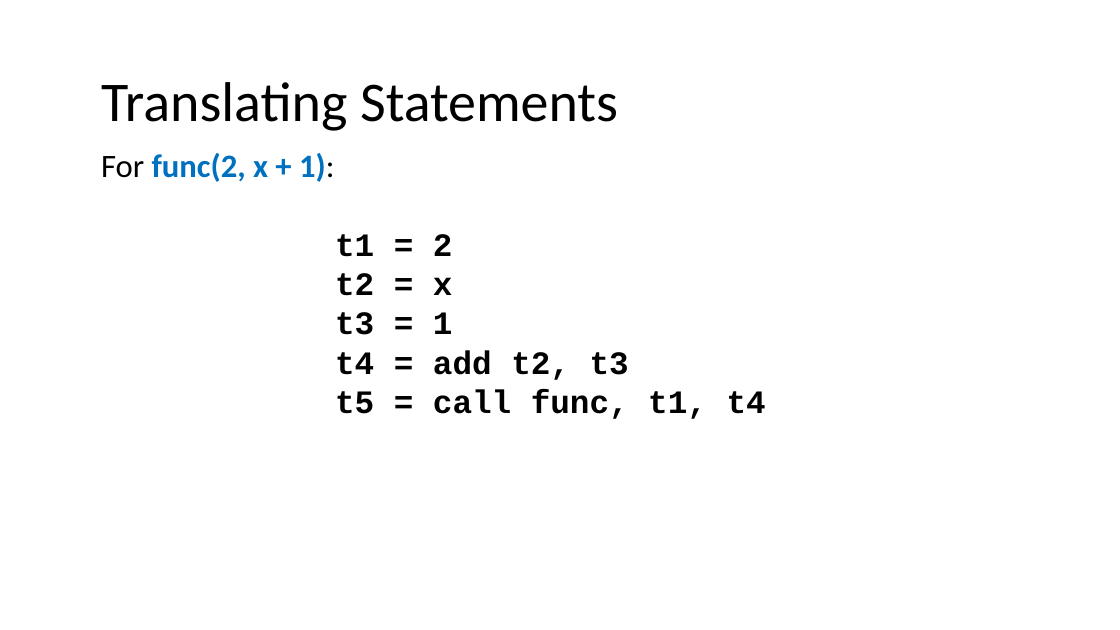
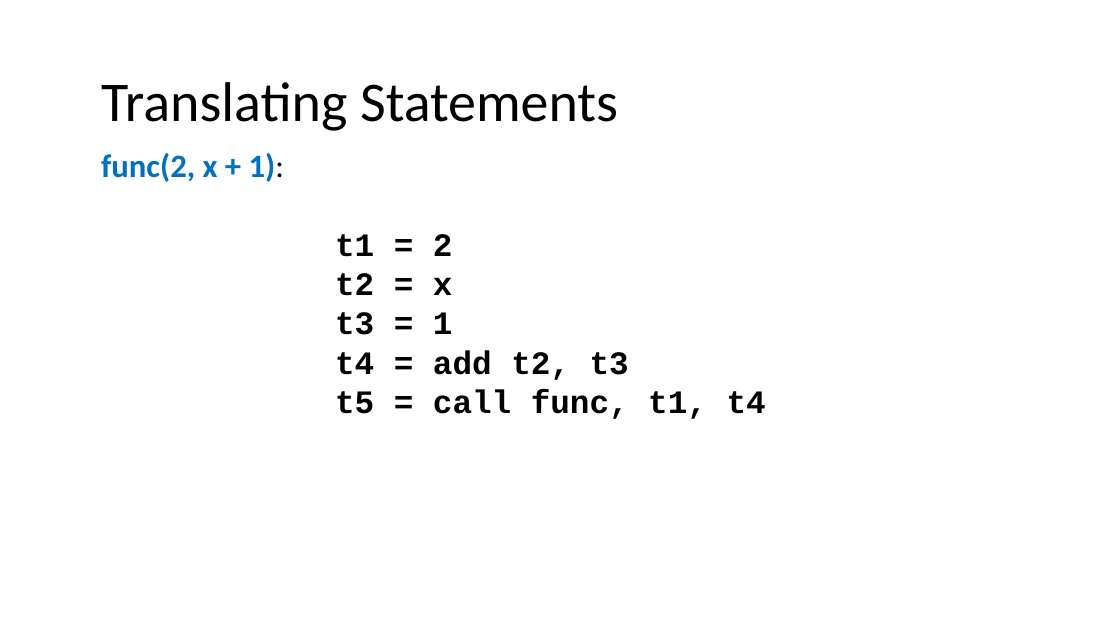
Before and after one commit to nivshani/compilation, a slide deck: slide 28 of slides/IR.pptx. Drawn at 1120x630 pixels with LibreOffice and Linux fonts; fonts in the diff are those of the drawing. Boxes give left, top, right and bottom in pixels: in the first picture for what was removed or moved away, otherwise in the second. Text is boxed around its words. In the diff, an @@ line names an element or a change of style, - is before the commit and + after.

```diff
--- a/slides/IR.pptx
+++ b/slides/IR.pptx
@@ text at [101,153,284,182]: text changed @@
-For func(2, x + 1):
+func(2, x + 1):
```
Also in this commit, not shown: 21 other slides changed, 1 other file.
